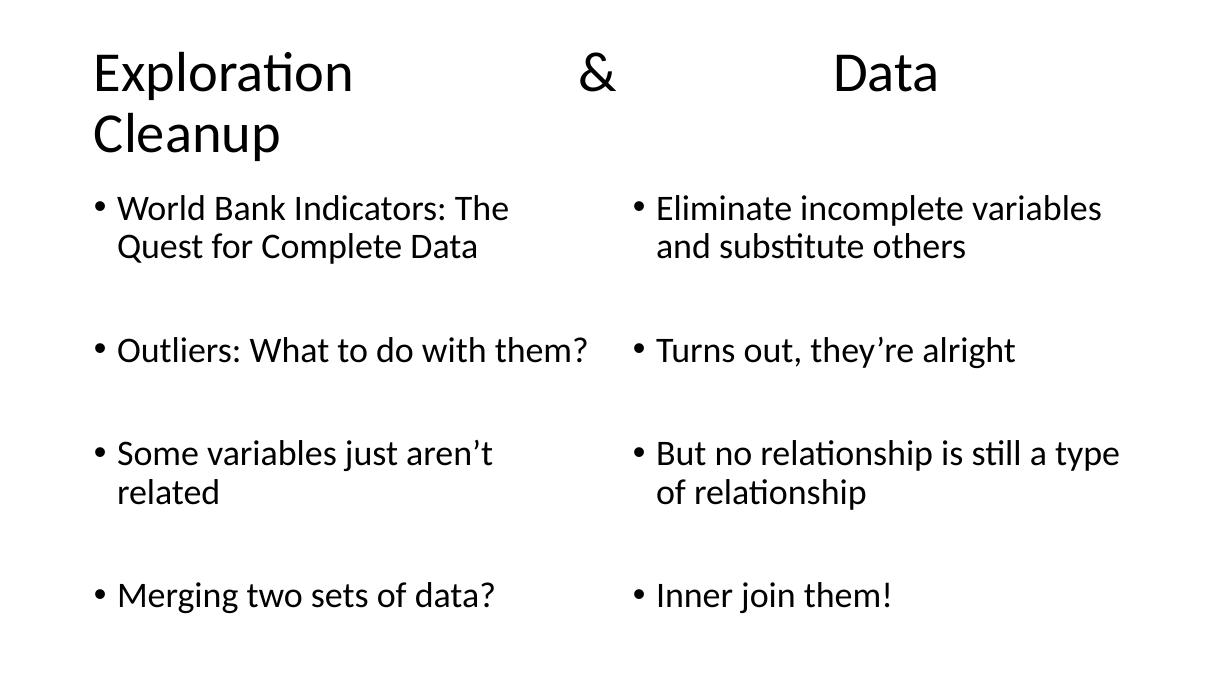
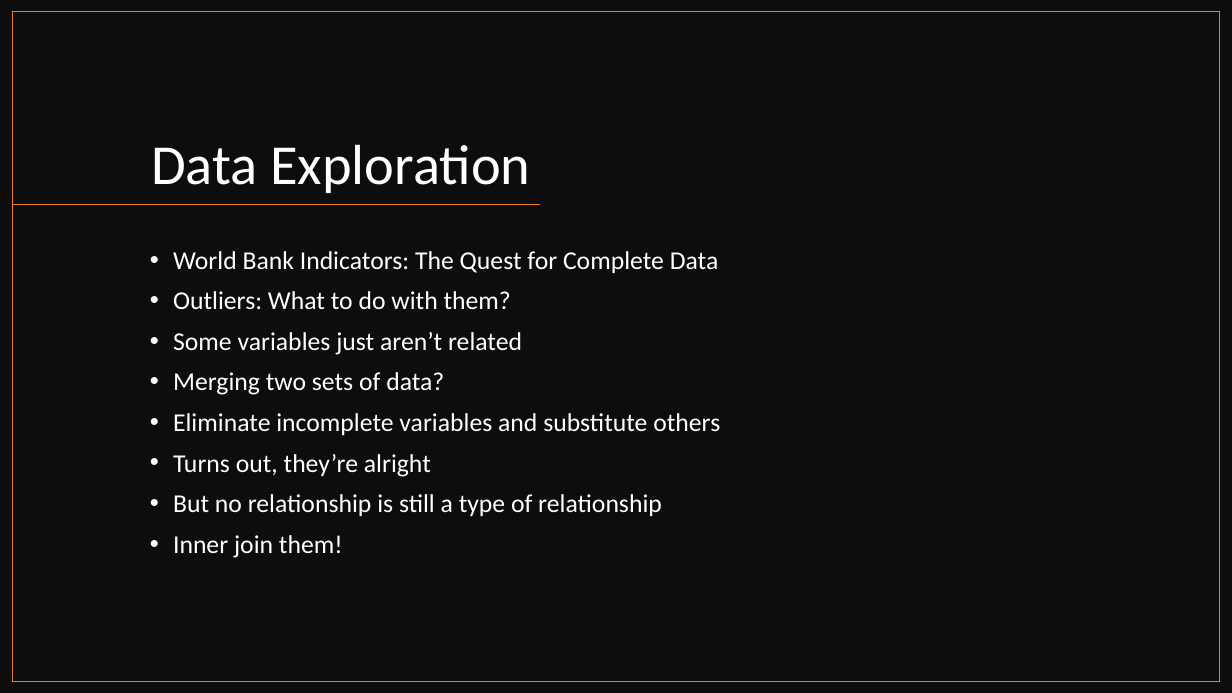
Before and after one commit to patpetrus/project-1-group-5, a slide deck: slide 9 of group5_presentation.pptx (slide 4 before the commit). Drawn at 1232x693 pixels with LibreOffice and Linux fonts; fonts in the diff are those of the drawing. Boxes give left, top, right and bottom in pixels: in the first picture for what was removed or moved away, otherwise in the second. Text is boxed around its words. In the diff, an @@ line names an element or a change of style, - is before the commit and + after.

Commit message:
update

```diff
--- a/group5_presentation.pptx
+++ b/group5_presentation.pptx
@@ rectangle added at (x1=0, y1=0, x2=1232, y2=693), fill #0D0D0D @@
@@ rectangle added at (x1=13, y1=12, x2=1220, y2=682), outline #ED7D31 1 pt @@
@@ title "Data Exploration" at (x1=151, y1=144, x2=530, y2=193): vertical alignment middle to bottom @@
@@ title at (x1=151, y1=144, x2=530, y2=193): text changed; text colour #000000 to #FFFFFF @@
-Exploration & Data Cleanup
+Data Exploration
@@ line added from (541, 205) to (13, 205), #ED7D31 1 pt @@
@@ text removed at (x1=656, y1=195, x2=1120, y2=613) @@
-• Eliminate incomplete variables and substitute others
-• Turns out, they’re alright
-• But no relationship is still a type of relationship
-• Inner join them!
@@ text "World Bank Indicators: The Quest ..." moved from (x1=117, y1=195, x2=589, y2=613) to (x1=173, y1=251, x2=720, y2=558) @@
@@ text at (x1=173, y1=251, x2=719, y2=395): size 28 to 20 pt, text colour #000000 to #FFFFFF in "World Bank Indicators: The Quest for Complete ...", "Outliers: What to do with them?", "Some variables just aren’t related", "Merging two sets of data?" @@
@@ text at (x1=173, y1=413, x2=720, y2=558): paragraphs added @@
+• Eliminate incomplete variables and substitute others
+• Turns out, they’re alright
+• But no relationship is still a type of relationship
+• Inner join them!
```
Also in this commit, not shown: 4 other slides changed, 23 slides added, 5 slides removed.
